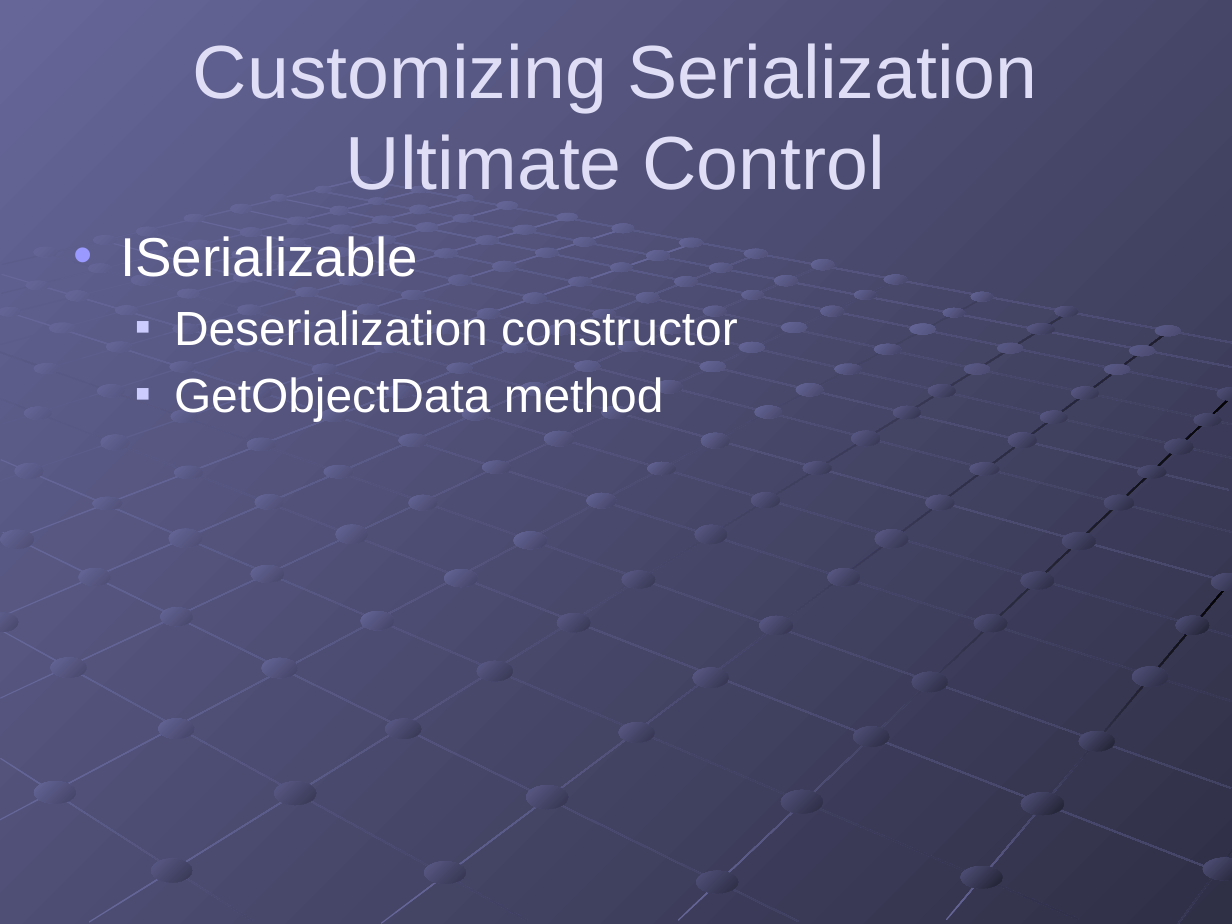
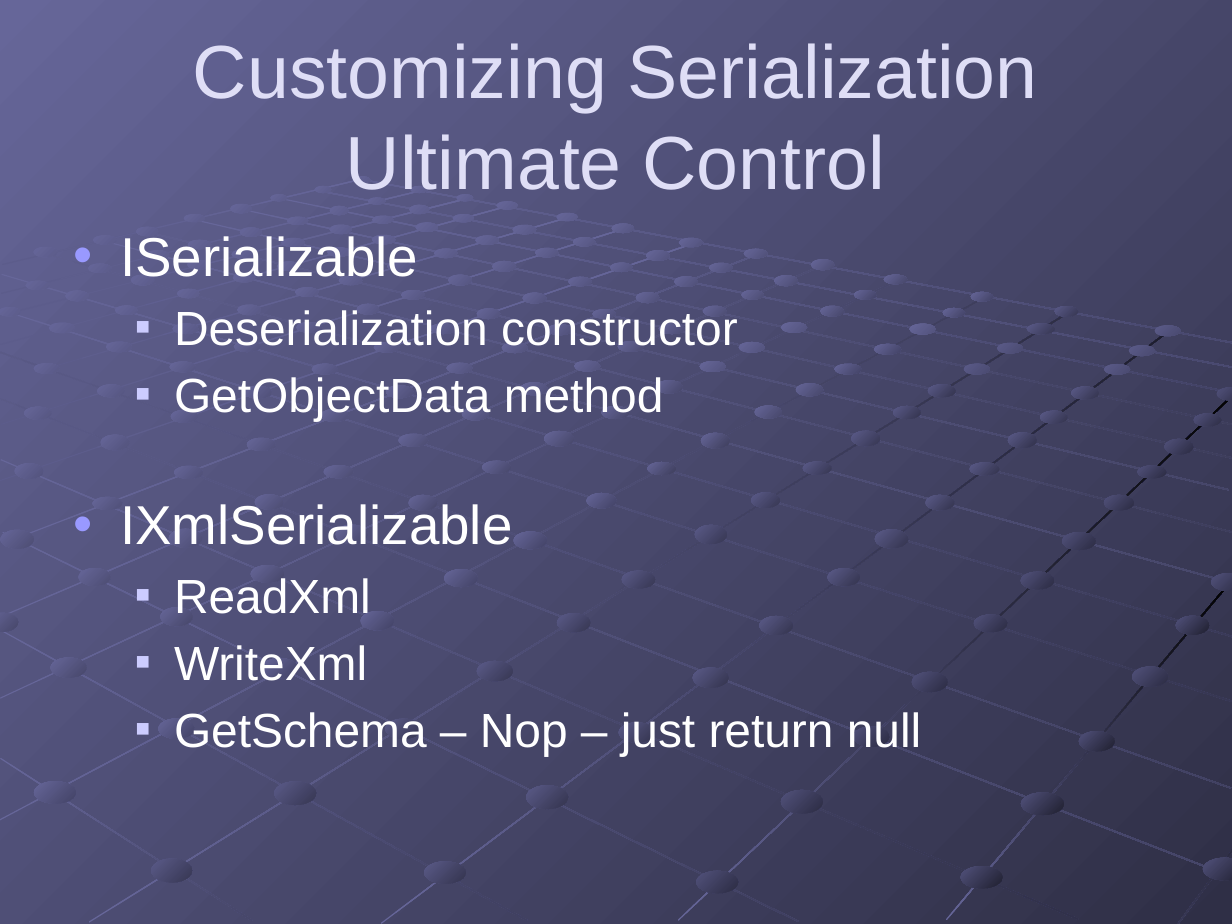
Before and after one commit to gregsohl/.NetSerialization-Presentation, a slide deck: slide 14 of .NET Serialization.pptx. Drawn at 1232x924 pixels with LibreOffice and Linux fonts; fonts in the diff are those of the drawing. Boxes give left, top, right and bottom in pixels: in the first picture for what was removed or moved away, otherwise in the second. Text is boxed around its words. In the diff, an @@ line names an element or a change of style, - is before the commit and + after.

```diff
--- a/.NET Serialization.pptx
+++ b/.NET Serialization.pptx
@@ text at (120,504,922,756): paragraphs added @@
+• IXmlSerializable
+  ■ ReadXml
+  ■ WriteXml
+  ■ GetSchema – Nop – just return null
```
